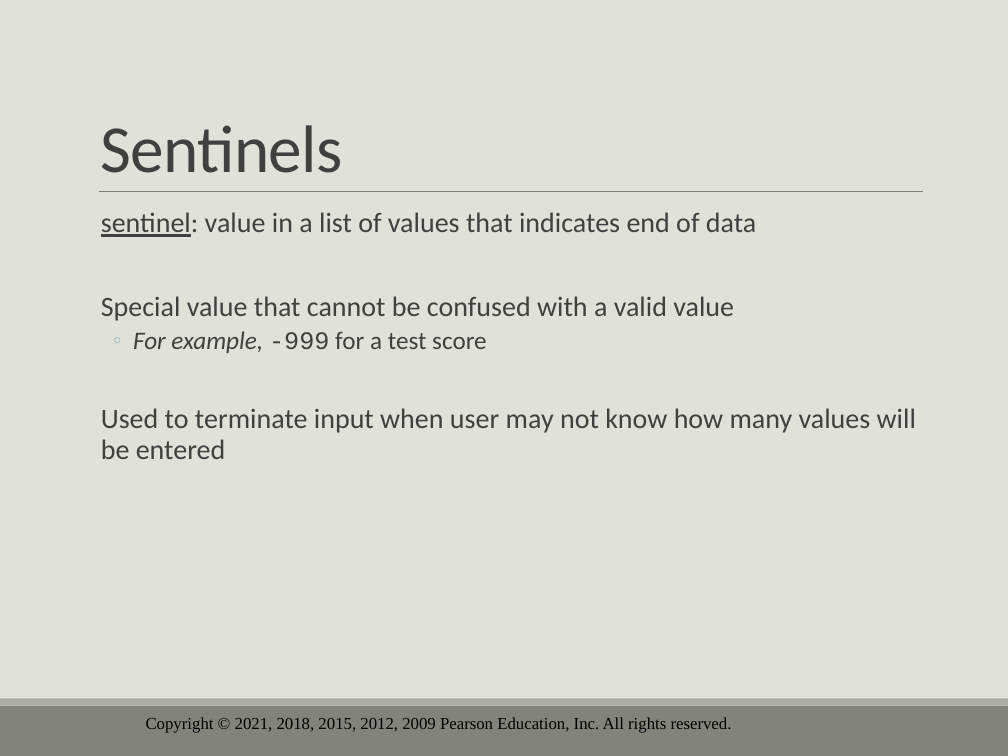
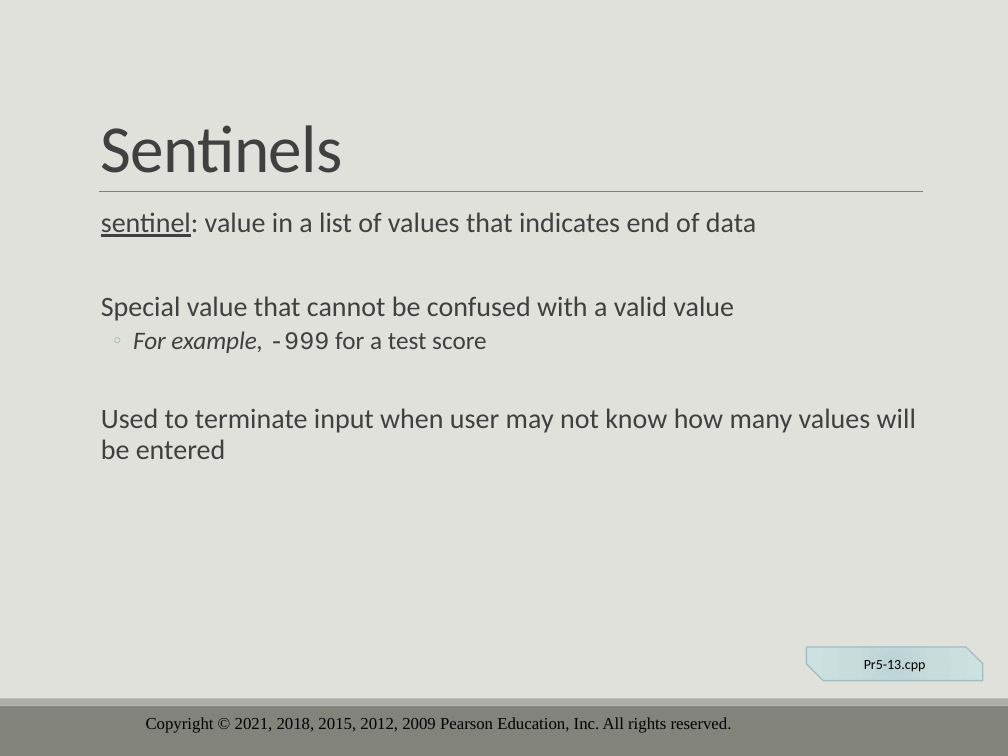
Before and after one commit to drolsonmi/eng1400, a slide deck: slide 40 of 1400_05_Loops and Files.pptx. Drawn at 1008x756 pixels with LibreOffice and Linux fonts; fonts in the diff are those of the drawing; background and template pictures are left out. Boxes give left, top, right and bottom in pixels: in the first picture for what was removed or moved away, otherwise in the second. Text is boxed around its words. In the diff, an @@ line names an element or a change of style, - is before the commit and + after.

```diff
--- a/1400_05_Loops and Files.pptx
+++ b/1400_05_Loops and Files.pptx
@@ snip diag rect added at bbox=[806, 647, 983, 680], fill gradient #BDD3D2 to #C9DCDC to #CEE2E1, outline #9DBFBE 1 pt, 10 pt, text #000000 @@
+Pr5-13.cpp
```
Also in this commit, not shown: 14 other slides changed, 1 slide added, 5 slides removed, 3 other files.
